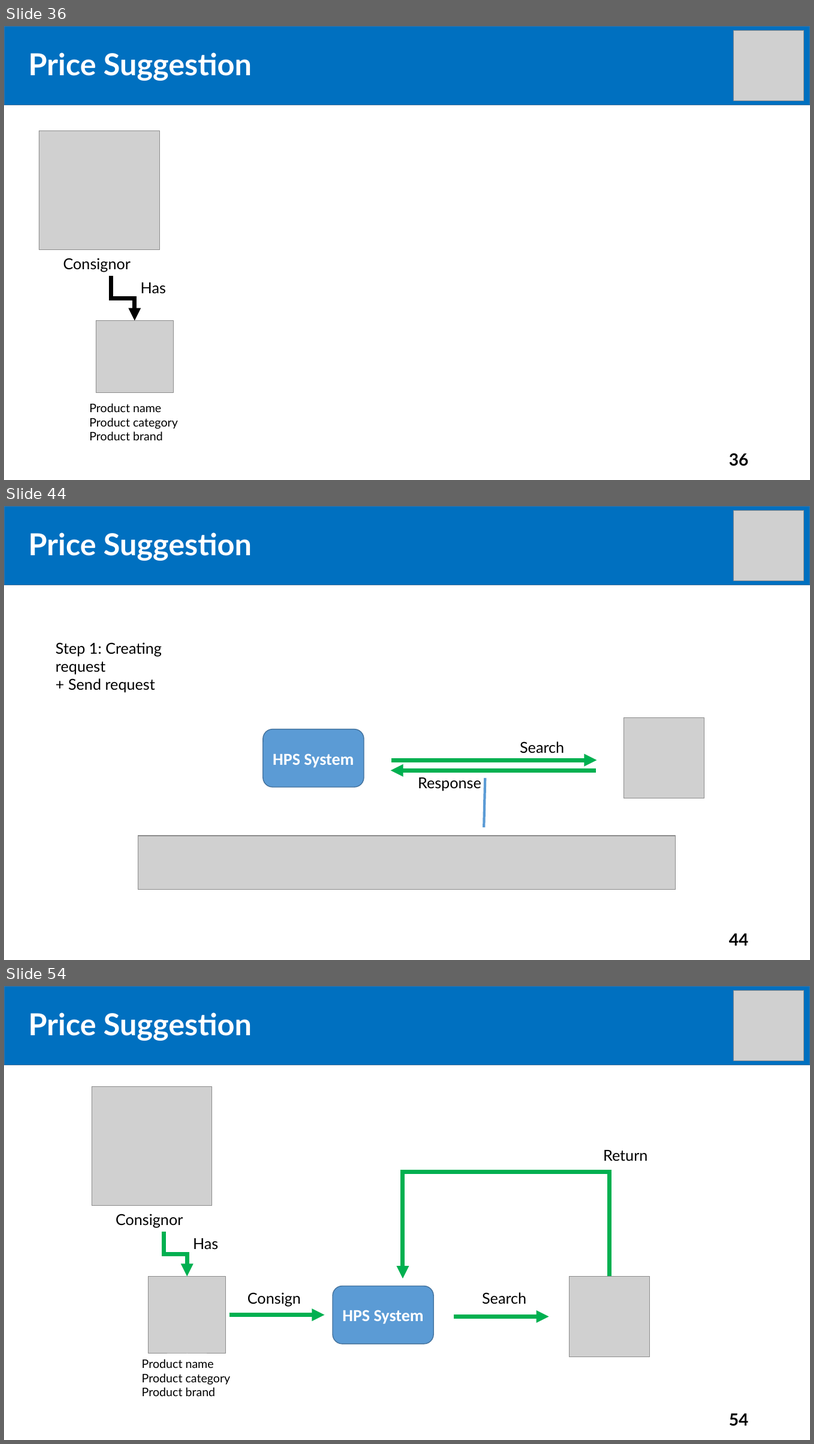
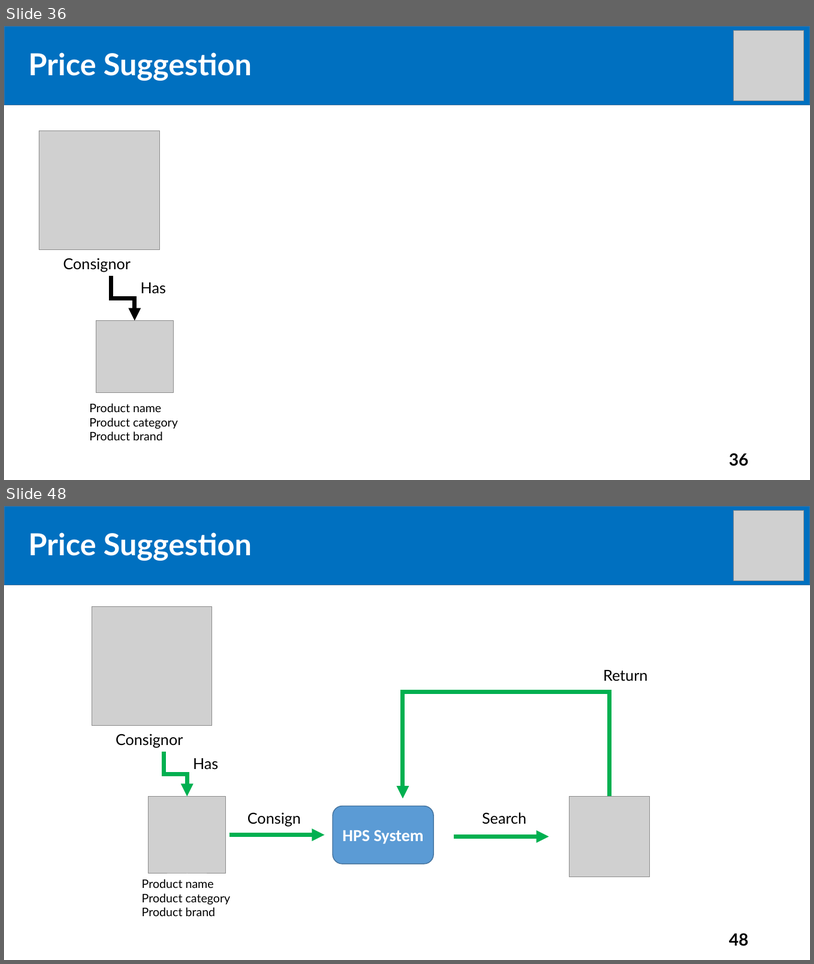
Before and after one commit to tiendan3108/CP, a slide deck: Source/Presentation/PreFinalPresentation.pptx. Shown one above the other, each under a label of ours: slides 36, 44 and 54 before the commit, slides 36 and 48 after it; the slides between them are not shown. The pictures are 814x1444 and 814x964 pixels, drawn with LibreOffice and Linux fonts; fonts in the diff are those of the drawing; grey boxes stand for pictures. Boxes give left, top, right and bottom in pixels: in the first picture for what was removed or moved away, otherwise in the second. Text is boxed around its words. In the diff, an @@ line names an element or a change of style, - is before the commit and + after.

```diff
--- a/Source/Presentation/PreFinalPresentation.pptx
+++ b/Source/Presentation/PreFinalPresentation.pptx
@@ slide 44 removed at [4, 506, 810, 960], background #FFFFFF @@
@@ rectangle removed at [4, 506, 810, 585] @@
@@ picture removed at [734, 510, 804, 580] @@
@@ text removed at [29, 532, 252, 561] @@
-Price Suggestion
@@ title removed at [50, 538, 174, 561] @@
-Outline
@@ text removed at [56, 642, 162, 693] @@
-Step 1: Creating request
-+ Send request
@@ picture removed at [624, 718, 705, 798] @@
@@ rounded rectangle removed at [263, 729, 364, 787] @@
-HPS System
@@ text removed at [520, 741, 564, 753] @@
-Search
@@ elbow arrow removed from (596, 771) to (391, 771) @@
@@ elbow arrow removed from (392, 760) to (597, 760) @@
@@ text removed at [418, 777, 482, 791] @@
-Response
@@ line removed from (486, 778) to (485, 827) @@
@@ picture removed at [138, 835, 676, 889] @@
@@ page number removed at [729, 933, 749, 945] @@
-44
@@ what was slide 54 is now slide 48 @@
@@ page number at [729, 933, 749, 946]: text changed @@
-54
+48
```
Also in this commit, not shown: 5 slides changed, 6 slides added, 11 other slides removed.
